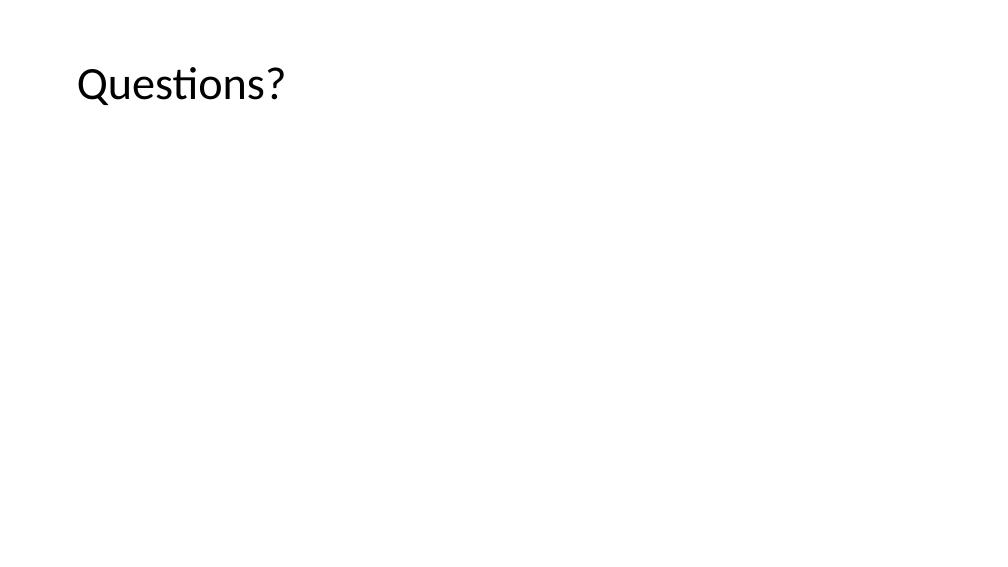
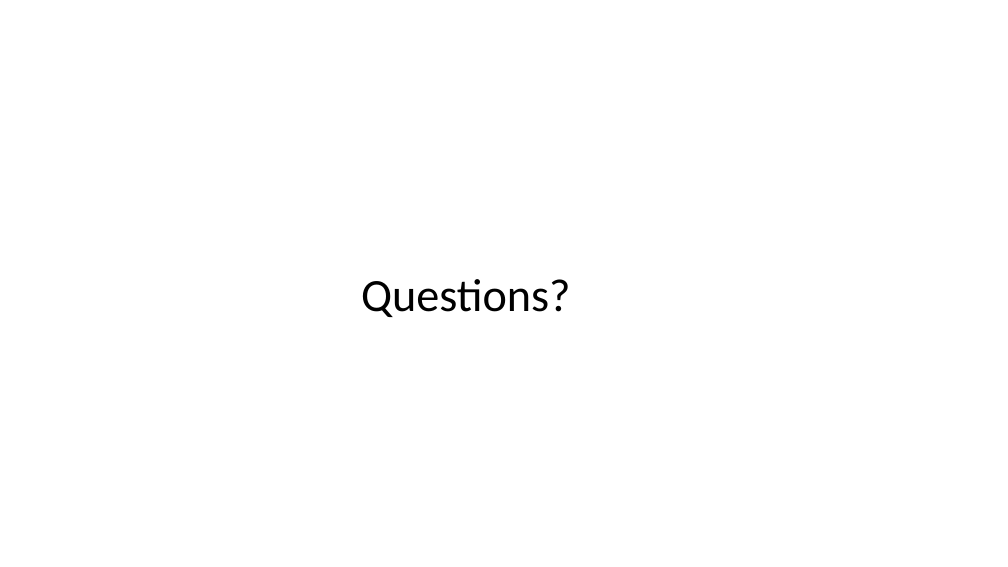
Before and after one commit to vani1989/StreetGamesGame, a slide deck: slide 14 of DD Games.pptx. Drawn at 1008x567 pixels with LibreOffice and Linux fonts; fonts in the diff are those of the drawing. Boxes give left, top, right and bottom in pixels: in the first picture for what was removed or moved away, otherwise in the second. Text is boxed around its words. In the diff, an @@ line names an element or a change of style, - is before the commit and + after.

```diff
--- a/DD Games.pptx
+++ b/DD Games.pptx
@@ title "Questions?": place and size @@
-title "Questions?" at box(77, 67, 287, 105)
+title "Questions?" at box(361, 279, 571, 317)
```
Also in this commit, not shown: 2 slides added.
